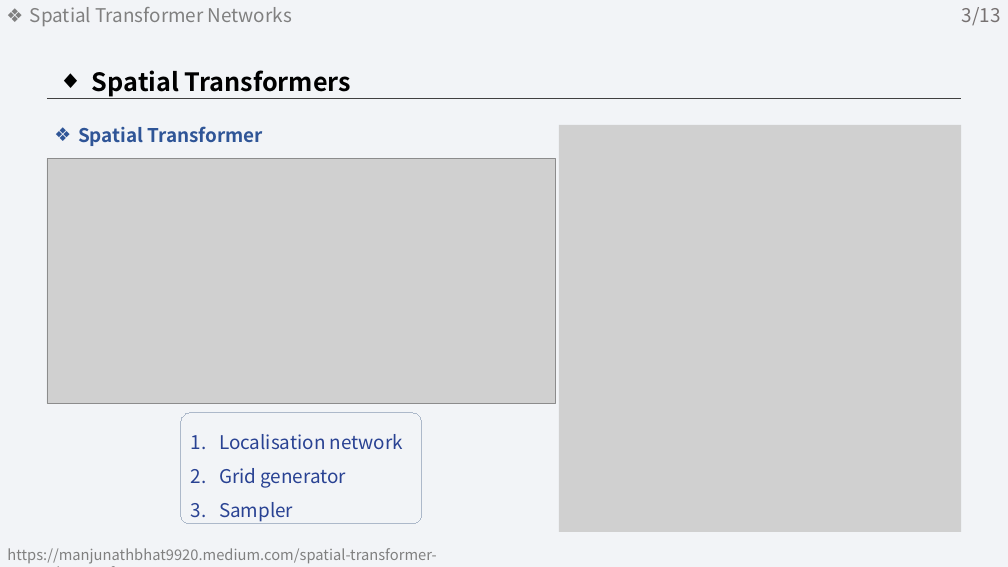
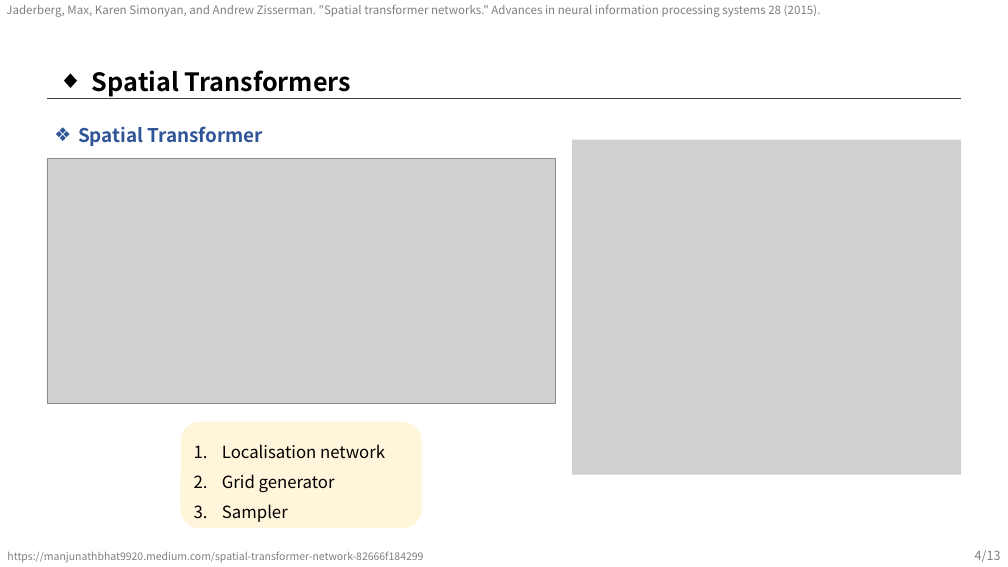
Before and after one commit to sohee98/2022-2nd-Course, a slide deck: slide 4 of Advanced Computer Vision/Paper review/22.11.08_Spatial Transformer Network(STN).pptx. Drawn at 1008x567 pixels with LibreOffice and Linux fonts; fonts in the diff are those of the drawing; grey boxes stand for pictures. Boxes give left, top, right and bottom in pixels: in the first picture for what was removed or moved away, otherwise in the second. Text is boxed around its words. In the diff, an @@ line names an element or a change of style, - is before the commit and + after.

Commit message:
20221108

```diff
--- a/Advanced Computer Vision/Paper review/22.11.08_Spatial Transformer Network(STN).pptx
+++ b/Advanced Computer Vision/Paper review/22.11.08_Spatial Transformer Network(STN).pptx
@@ background #D6DCE5 at 30% opacity to #FFFFFF @@
@@ text added at [6,5,821,17], 11 pt, text #808080 @@
+Jaderberg, Max, Karen Simonyan, and Andrew Zisserman. "Spatial transformer networks." Advances in neural information processing systems 28 (2015).
@@ title removed at [30,7,292,26] @@
-❖ Spatial Transformer Networks
@@ text removed at [962,7,1001,25] @@
-3/13
@@ picture: place and size @@
-picture at [559,125,961,532]
+picture at [572,140,962,475]
@@ rounded rectangle "Localisation network": place and size @@
-rounded rectangle "Localisation network" at [181,413,422,524]
+rounded rectangle "Localisation network" at [181,422,422,529]
@@ rounded rectangle "Localisation network" at [181,422,422,529]: size 18 to 16 pt, text colour #294293 to #000000; fill none to #FFF2CC at 70% opacity; outline #ADB9CA 0.75 pt to none; proportions changed @@
@@ text "https://manjunathbhat9920.medium.com/spatial-transformer-net ..." at [7,551,423,563]: size 14 to 10 pt @@
@@ page number added at [975,550,1001,562], 12 pt, text #808080 @@
+4/13
```
Also in this commit, not shown: 12 other slides changed, 1 slide added, 1 slide removed.
